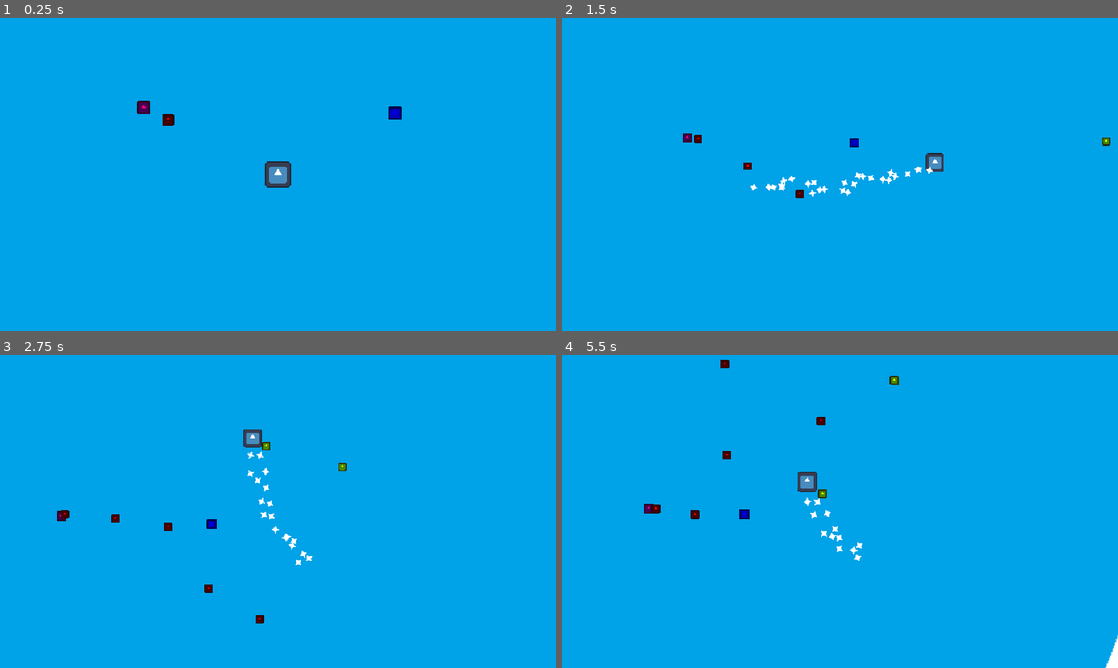
Above: before the commit, frames 1-4 (two rows, left to right).
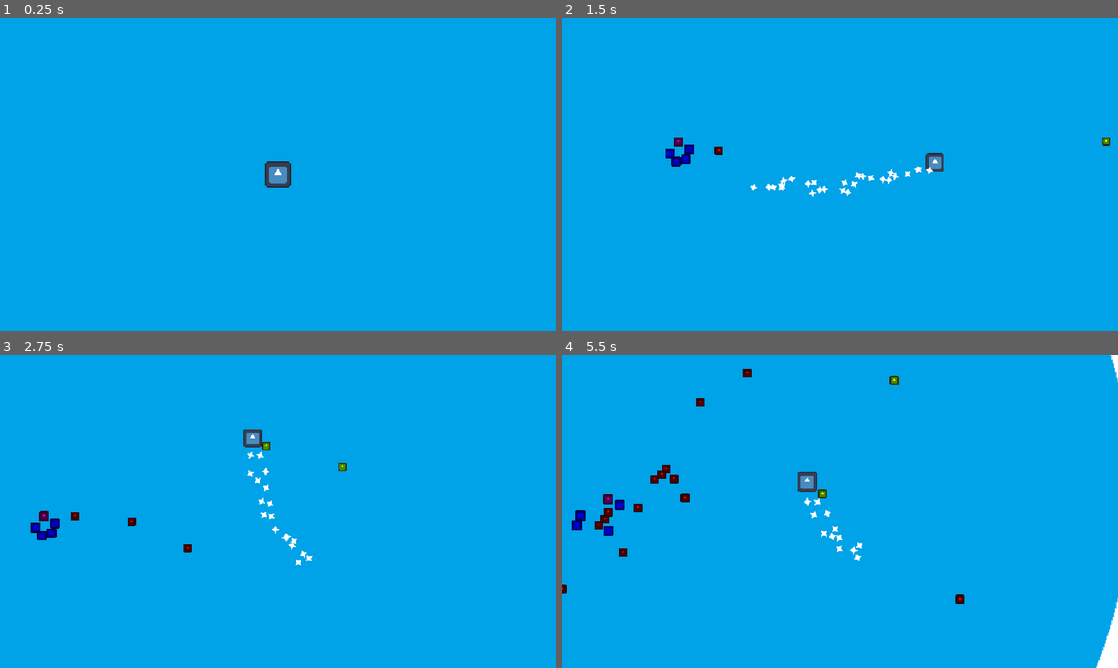
Above: after the commit, the same moments.

Repository: JLwuw/otter-jam
Game: Godot game, scene res://Scenes/gameplay_test.tscn
Same seed, same stepped clock (60 frames per second), same inputs: the game is played once before the commit and once after it. The engine's default icon, where the game draws it, is replaced by a stand-in: a white triangle on a blue panel in a dark square.
Inputs (mouse positions are in pixels of both pictures, inside the frame that each line leads up to):
- Up to frame 1 (0.25 s): no input
- Up to frame 2 (1.5 s): move the mouse to (962, 158) at 0.52 s; press the mouse at (962, 158) at 0.53 s; move the mouse to (728, 190) at 1.27 s; release the mouse at (728, 190) at 1.28 s; click (728, 190) at 1.35 s
- Up to frame 3 (2.75 s): move the mouse to (333, 442) at 2.02 s; press the mouse at (333, 442) at 2.03 s
- Up to frame 4 (5.5 s): move the mouse to (812, 574) at 2.77 s; release the mouse at (812, 574) at 2.78 s; click (812, 574) at 2.85 s; move the mouse to (1006, 558) at 3.52 s; press the mouse at (1006, 558) at 3.53 s; move the mouse to (673, 464) at 4.27 s; release the mouse at (673, 464) at 4.28 s; click (673, 464) at 4.35 s; move the mouse to (867, 511) at 5.02 s; press the mouse at (867, 511) at 5.03 s

The runs differ from the first frame. In frame 1, 0.3% of the frame differs, in the area x 24-73%, y 26-35%; in frame 2, 0.5%; in frame 3, 0.7%; in frame 4, 1.6%, in the area x 0-100%, y 0-100%.

Commit message:
feat: adds basic spawner logic

Diff:
--- a/Scenes/gameplay_test.tscn
+++ b/Scenes/gameplay_test.tscn
@@ -1,25 +1,19 @@
 [gd_scene format=3 uid="uid://b6echlk833f2a"]
 
-[ext_resource type="Script" uid="uid://cw60l7jw1fy3k" path="res://Scenes/gameplay_test.gd" id="1_2okw4"]
+[ext_resource type="Script" uid="uid://cw60l7jw1fy3k" path="res://Scripts/gameplay_test.gd" id="1_2okw4"]
 [ext_resource type="PackedScene" uid="uid://bttw28xgext45" path="res://Scenes/Player/player.tscn" id="1_6kpuu"]
-[ext_resource type="PackedScene" uid="uid://cv27k52wlpppn" path="res://Scenes/Enemies/enemy_slow_chaser.tscn" id="3_n6585"]
-[ext_resource type="PackedScene" uid="uid://d3o4a888rrucy" path="res://Scenes/Enemies/enemy_slow_shooter.tscn" id="4_6nxcd"]
 [ext_resource type="PackedScene" uid="uid://wlfg018oiue2" path="res://Scenes/arena.tscn" id="5_6nxcd"]
+[ext_resource type="PackedScene" uid="uid://ba3g0t5t2s4lx" path="res://Scenes/enemy_spawner.tscn" id="6_gtphy"]
 
 [node name="GameplayTest" type="Node2D" unique_id=1958848919]
 script = ExtResource("1_2okw4")
 
 [node name="Arena" parent="." unique_id=370423158 instance=ExtResource("5_6nxcd")]
-position = Vector2(24, -10)
 
 [node name="Player" parent="." unique_id=2009590095 instance=ExtResource("1_6kpuu")]
 position = Vector2(-6, 130)
 bullet_speed = 800.0
 
-[node name="Enemy Slow Chaser" parent="." unique_id=1506888642 node_paths=PackedStringArray("player") instance=ExtResource("3_n6585")]
-position = Vector2(178, 34)
+[node name="Enemy Spawner" parent="." unique_id=2131718947 node_paths=PackedStringArray("player") instance=ExtResource("6_gtphy")]
+position = Vector2(-223, 64)
 player = NodePath("../Player")
-
-[node name="Enemy Slow Shooter" parent="." unique_id=727752382 node_paths=PackedStringArray("player") instance=ExtResource("4_6nxcd")]
-position = Vector2(-217, 25)
-player = NodePath("../Player")
--- a/Scripts/Enemies/enemy.gd
+++ b/Scripts/Enemies/enemy.gd
@@ -3,7 +3,7 @@
 
 @export var max_health: int = 3
 @export var toughness: int = 1
-@export var unlock_timer: int = 0
+@export var unlock_time: int = 0
 @export var player: Player
 
 var current_health: int = 3
--- /dev/null
+++ b/Scripts/Enemies/enemy_data.gd
@@ -0,0 +1,11 @@
+class_name EnemyData
+extends Resource
+
+var scene: PackedScene
+var toughness: int
+var unlock_time: int
+
+func _init(_scene: PackedScene, _toughness: int, _unlock_time: int) -> void:
+	scene = _scene
+	toughness = _toughness
+	unlock_time = _unlock_time
--- a/Scripts/Enemies/enemy_db.gd
+++ b/Scripts/Enemies/enemy_db.gd
@@ -1,30 +1,25 @@
 extends Node
 
-var enemy_data: Array[PackedScene] = []
+var enemy_data_list: Array[EnemyData] = []
 
 func init(enemy_scenes: Array[PackedScene]) -> void:
-	enemy_data.clear()
+	enemy_data_list.clear()
 
 	for scene in enemy_scenes:
 		var enemy: Enemy = scene.instantiate()
-
-		if not enemy.has_variable("toughness"):
-			continue
-
-
-		enemy_data.append({
-			"scene": scene,
-			"toughness": enemy.toughness,
-			"unlock_time": enemy.unlock_time
-		})
-
+		var enemy_data: EnemyData = EnemyData.new(
+			scene,
+			enemy.toughness,
+			enemy.unlock_time
+		)
+		enemy_data_list.append(enemy_data)
 		enemy.queue_free()
 
-func get_available_enemies(time_elapsed: float) -> Array:
-	var available: Array = []
+func get_available_enemies(time_elapsed: float) -> Array[EnemyData]:
+	var available: Array[EnemyData] = []
 
-	for data in enemy_data:
-		if time_elapsed >= data["unlock_time"]:
-			available.append(data)
+	for enemy in enemy_data_list:
+		if time_elapsed >= enemy.unlock_time:
+			available.append(enemy)
 
 	return available
--- a/Scripts/Spawner/enemy_spawner.gd
+++ b/Scripts/Spawner/enemy_spawner.gd
@@ -4,15 +4,20 @@
 @export var player: Player
 
 @export_group("Spawn")
-@export var base_spawn_rate: float = 1.0
-@export var spawn_radius: float = 600.0
+@export var base_spawn_interval: float = 3.0
+@export var spawn_radius: float = 20.0
 
 @export_group("Scaling")
 @export var base_budget: float = 5.0
 @export var budget_growth: float = 0.5
 
-var time_elapsed: float = 0.0
-var spawn_timer: float = 0.0
+var time_elapsed: float = 0
+
+func _ready() -> void:
+	$Timer.wait_time = base_spawn_interval
+
+func _process(delta: float) -> void:
+	time_elapsed += delta
 
 func get_current_budget() -> float:
 	return base_budget + time_elapsed * budget_growth
@@ -20,26 +25,26 @@
 
 func spawn_with_budget() -> void:
 	var budget: float = get_current_budget()
-	var available: Array[PackedScene] = EnemyDB.get_available_enemies(time_elapsed)
+	var available_enemies: Array[EnemyData] = EnemyDB.get_available_enemies(time_elapsed)
 
-	if available.is_empty():
+	if available_enemies.is_empty():
+		print("No enemies found in DB")
 		return
 
 	while budget > 0:
-		var valid: Array[PackedScene] = []
+		var valid: Array[EnemyData] = []
 
-		for data in available:
-			if data["toughness"] <= budget:
-				valid.append(data)
+		for enemy in available_enemies:
+			if enemy.toughness <= budget:
+				valid.append(enemy)
 
 		if valid.is_empty():
 			break
 
-		var choice: PackedScene = valid.pick_random()
 
-		spawn_enemy(choice["scene"])
-
-		budget -= choice["toughness"]
+		var choice: EnemyData = valid.pick_random()
+		spawn_enemy(choice.scene)
+		budget -= choice.toughness
 
 
 func spawn_enemy(scene: PackedScene) -> void:
@@ -50,7 +55,7 @@
 
 	enemy.global_position = global_position + offset
 	enemy.player = player
-
+	get_tree().current_scene.add_child(enemy)
 	await get_tree().create_timer(0.1).timeout
 
 
--- a/Scenes/gameplay_test.gd
+++ b/Scripts/gameplay_test.gd
@@ -1,6 +1,9 @@
 extends Node2D
 
-@export var enemy_scenes: Array[PackedScene] = [
+var enemy_scenes: Array[PackedScene] = [
 	preload("res://Scenes/Enemies/enemy_slow_chaser.tscn"),
 	preload("res://Scenes/Enemies/enemy_slow_shooter.tscn")
 ]
+
+func _ready() -> void:
+	EnemyDB.init(enemy_scenes)
Not shown, added: Scripts/Enemies/enemy_data.gd.uid
Renamed: Scenes/gameplay_test.gd.uid -> Scripts/gameplay_test.gd.uid
